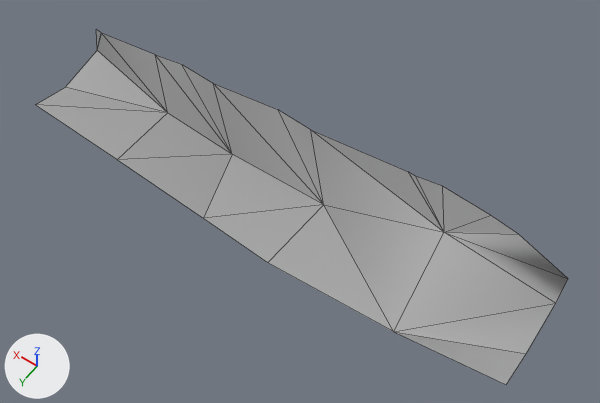
The glTF model Rogue-Robots/Assets/Models/ModularBlocks/WallRoofHanging1.gltf: old version first, new version second.
Rendered twice from a camera (50 mm lens) standing at (-2.85, 5.62, 10.42) and looking at (-0.23, 1.95, 4.65). The axes (+X, +Y, +Z) are drawn at lower left. The lights are the same throughout. Mesh edges are drawn as thin lines. Vertices at the same position are counted once.

The first picture shows 'WallRoofHanging1'.
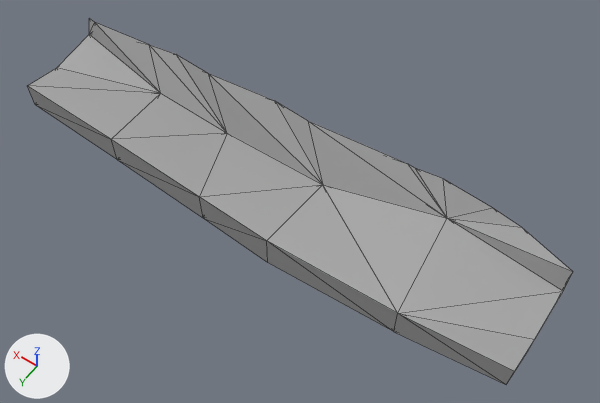
Changed parts and their boxes [x1, y1, x2, y2] in the pictures (600 x 403 px):
'WallRoofHanging1', reshaped
    before: [36, 29, 568, 385]
    after: [28, 19, 573, 385]
part 1 of me_scene_076, built on
    before: [96, 29, 101, 49]
    after: [28, 19, 573, 385]

The change, as a list of edits to the scene's bpy script:
```text
Change me_scene_076:
    used by ob_wallroofhanging1; location = (0.0, 0.0, 0.0)
    remove me_scene_076.from_pydata(...)  # 28 vertices, 30 faces; spans x -2.5..2.5, y 1.35..2.5, z 4.39..5.0
    add me_scene_076.from_pydata(...)  # 54 vertices, 138 faces; spans x -2.52..2.51, y 1.35..2.5, z 4.39..5.15
    me_scene_076 part 1
    1 vertex is removed from x 2.42, y 1.6, z 5.0
    2 faces are deleted
    27 vertices are added at x -2.52..2.51, y 1.4..2.5, z 4.73..5.15
    81 new faces join them, mat_pp_standard_material_065 (picture img_pp_color_palette)
    29 new faces join them, mat_pp_standard_material_066 (picture img_pp_color_palette)
```
